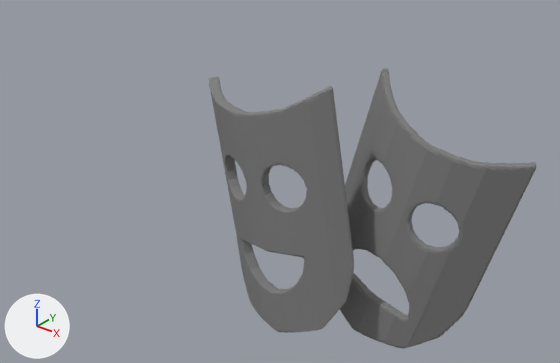
The glTF model frontend/public/poiIcons/theatre.glb, before and after one commit.
Rendered twice from a camera (50 mm lens) standing at (0.017, -1.029, 0.778) and looking at (-0.735, -0.09, 0.195). The axes (+X, +Y, +Z) are drawn at lower left. The lights are the same throughout. Both versions are drawn at frame 1 of the action 'theatre.007'; the numbers are the values there. Vertices at the same position are counted once.

The first picture shows 'theatre.007'.
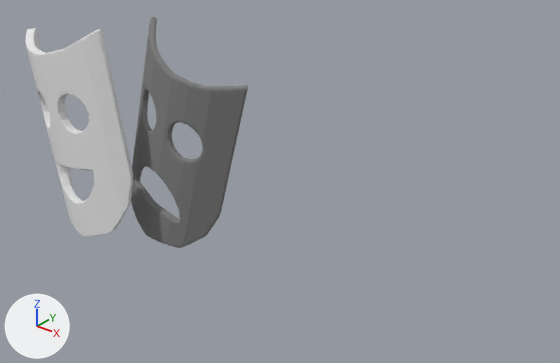
Boxes (x1, y1, x2, y2) around the edits, measured in the pictures (560 x 363 px):
'theatre.007', surface changed, moved: before (209, 68, 537, 349); after (25, 17, 248, 248)
part 1 of me_theatre_006, recoloured: before (209, 77, 354, 333); after (25, 28, 133, 237)

What changed in the scene script:
```text
Add mat_white:
    mat_white = principled_material('white')
    mat_white.base_color = (0.8, 0.8, 0.8)  # white #e7e7e7
    mat_white.roughness = 1.0
Change me_theatre_006:
    where me_theatre_006.from_pydata(...)  # 4102 vertices, 8219 faces; spans x -0.191..0.338, y -0.072..0.088, z -0.019..0.417
    used by ob_theatre_007; location = (-0.574, -0.151, 0.0); rotation_euler = (0.0, -0.185, 0.0), in degrees (0, -11, 0)
    me_theatre_006 part 1: 3960 faces spanning x -0.191..0.085, y -0.072..0.014, z 0.012..0.417 switch from mat_color (grey #7f7f7f) to mat_white (white #e7e7e7)
Change ob_theatre_007:
    ob_theatre_007.location: (-0.574, -0.151, 0.0) -> (-1.07, -0.151, 0.0)
```
